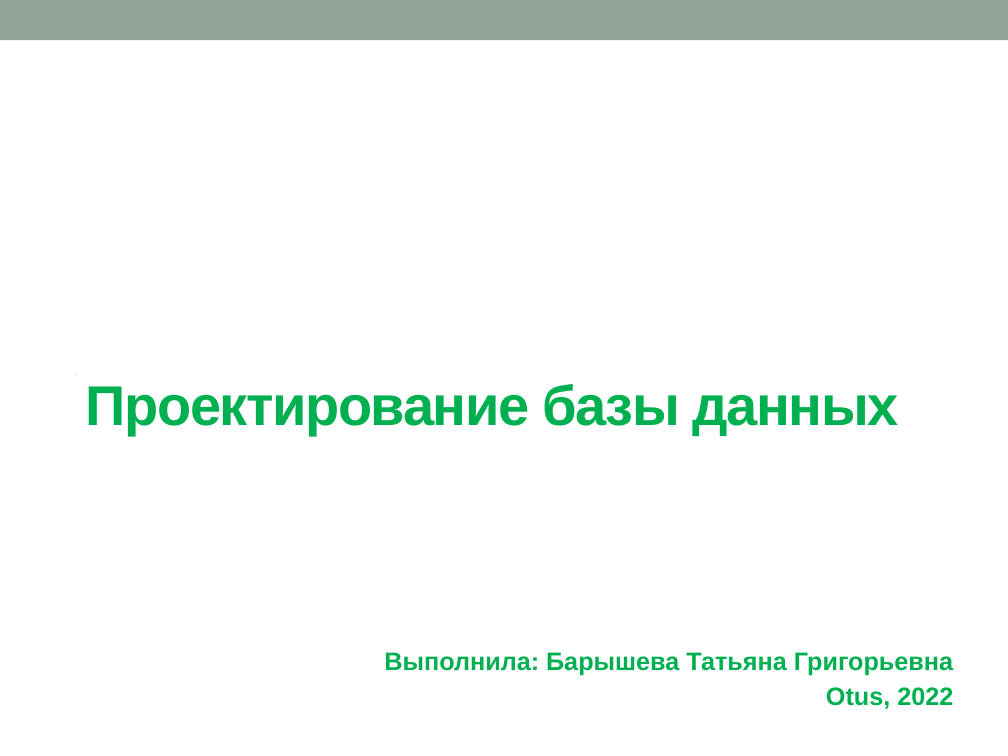
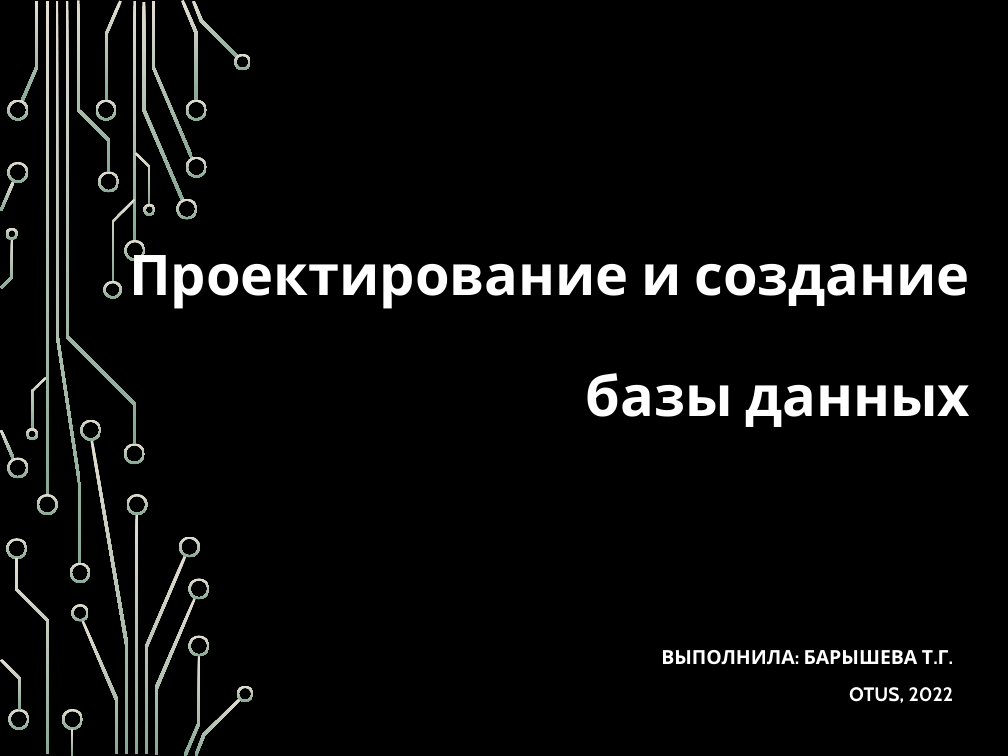
Before and after one commit to BaryshevaTG/otus-mssql-BaryshevaTG, a slide deck: slide 1 of HW10-conseptual and logical models/otus_project.pptx. Drawn at 1008x756 pixels with LibreOffice and Linux fonts; fonts in the diff are those of the drawing; background and template pictures are left out. Boxes give left, top, right and bottom in pixels: in the first picture for what was removed or moved away, otherwise in the second. Text is boxed around its words. In the diff, an @@ line names an element or a change of style, - is before the commit and + after.

```diff
--- a/HW10-conseptual and logical models/otus_project.pptx
+++ b/HW10-conseptual and logical models/otus_project.pptx
@@ background #FFFFFF to picture (left out) @@
@@ rectangle removed at <box>0,0,1008,40</box> @@
@@ title at <box>129,243,970,427</box>: text changed; font Arial to Cabin; text colour #00B050 to #FFFFFF @@
-Проектирование базы данных
+Проектирование и создание
+базы данных
@@ line removed from (76, 375) to (940, 375) @@
@@ group added at <box>0,0,254,756</box>: 50 freeform shapes, 4 rectangles @@
@@ subtitle at <box>661,650,954,703</box>: text changed; size 18 to 13.9 pt; font Arial to Cabin; text colour #00B050 to #FFFFFF @@
-Выполнила: Барышева Татьяна Григорьевна
-Otus, 2022
+ВЫПОЛНИЛА: БАРЫШЕВА Т.Г.
+OTUS, 2022
```
Also in this commit, not shown: 3 other slides changed, 4 slides added, 1 other file.
